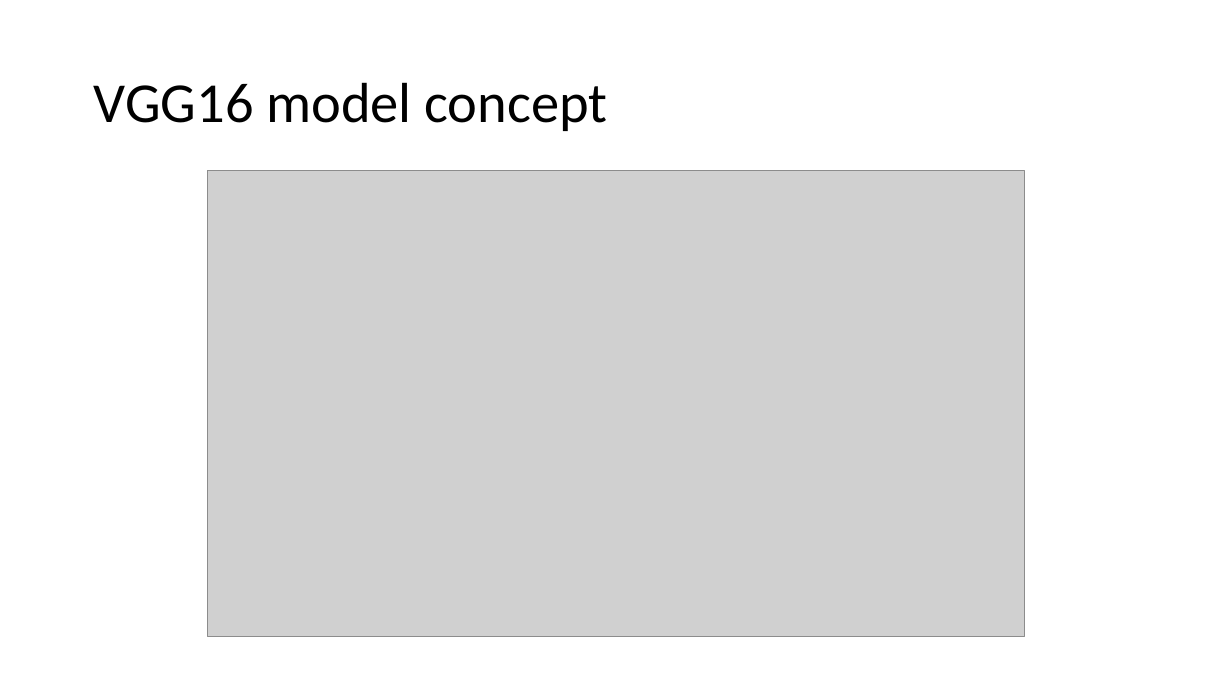
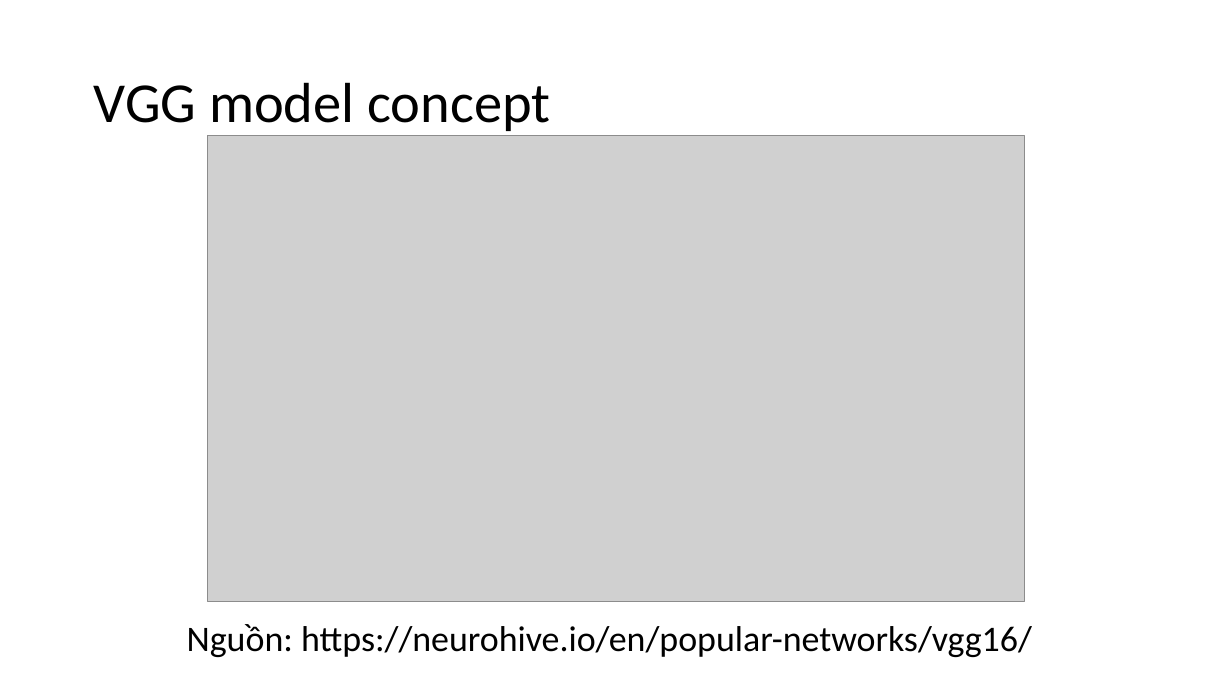
Before and after one commit to nguyenduyhanlam/Computer_vision, a slide deck: slide 3 of Face Recognition Algorithm Based on VGG Network Model.pptx (slide 2 before the commit). Drawn at 1232x693 pixels with LibreOffice and Linux fonts; fonts in the diff are those of the drawing; grey boxes stand for pictures. Boxes give left, top, right and bottom in pixels: in the first picture for what was removed or moved away, otherwise in the second. Text is boxed around its words. In the diff, an @@ line names an element or a change of style, - is before the commit and + after.

Commit message:
ppt and svm

```diff
--- a/Face Recognition Algorithm Based on VGG Network Model.pptx
+++ b/Face Recognition Algorithm Based on VGG Network Model.pptx
@@ title at bbox=[94, 82, 550, 131]: text changed @@
-VGG16 model concept
+VGG model concept
@@ picture: place and size @@
-picture at bbox=[208, 171, 1024, 637]
+picture at bbox=[208, 136, 1024, 602]
@@ text added at bbox=[187, 624, 1032, 657], 28 pt, text #000000 @@
+Nguồn: https://neurohive.io/en/popular-networks/vgg16/
```
Also in this commit, not shown: 12 slides added, 1 other file.
